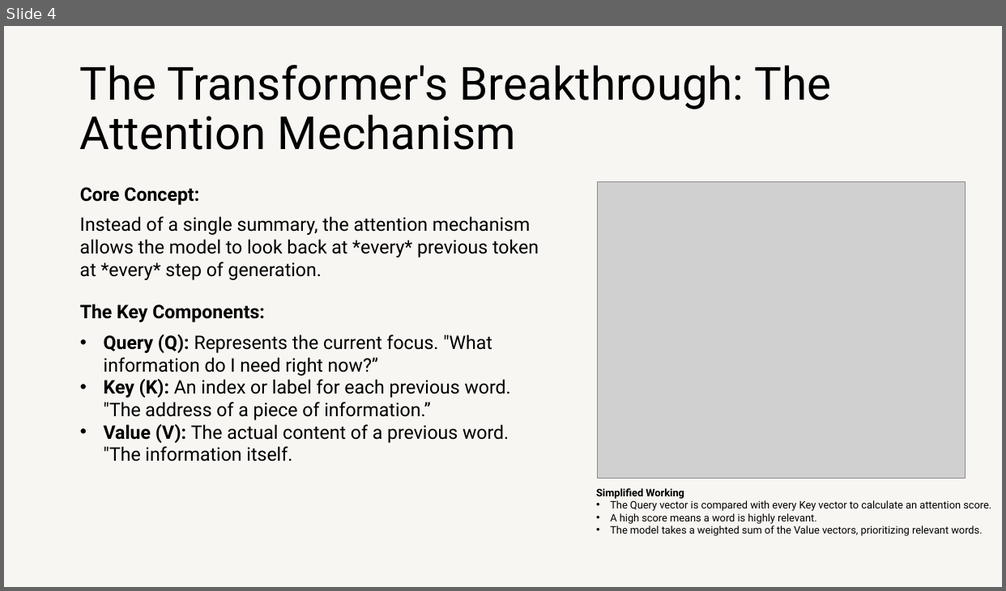
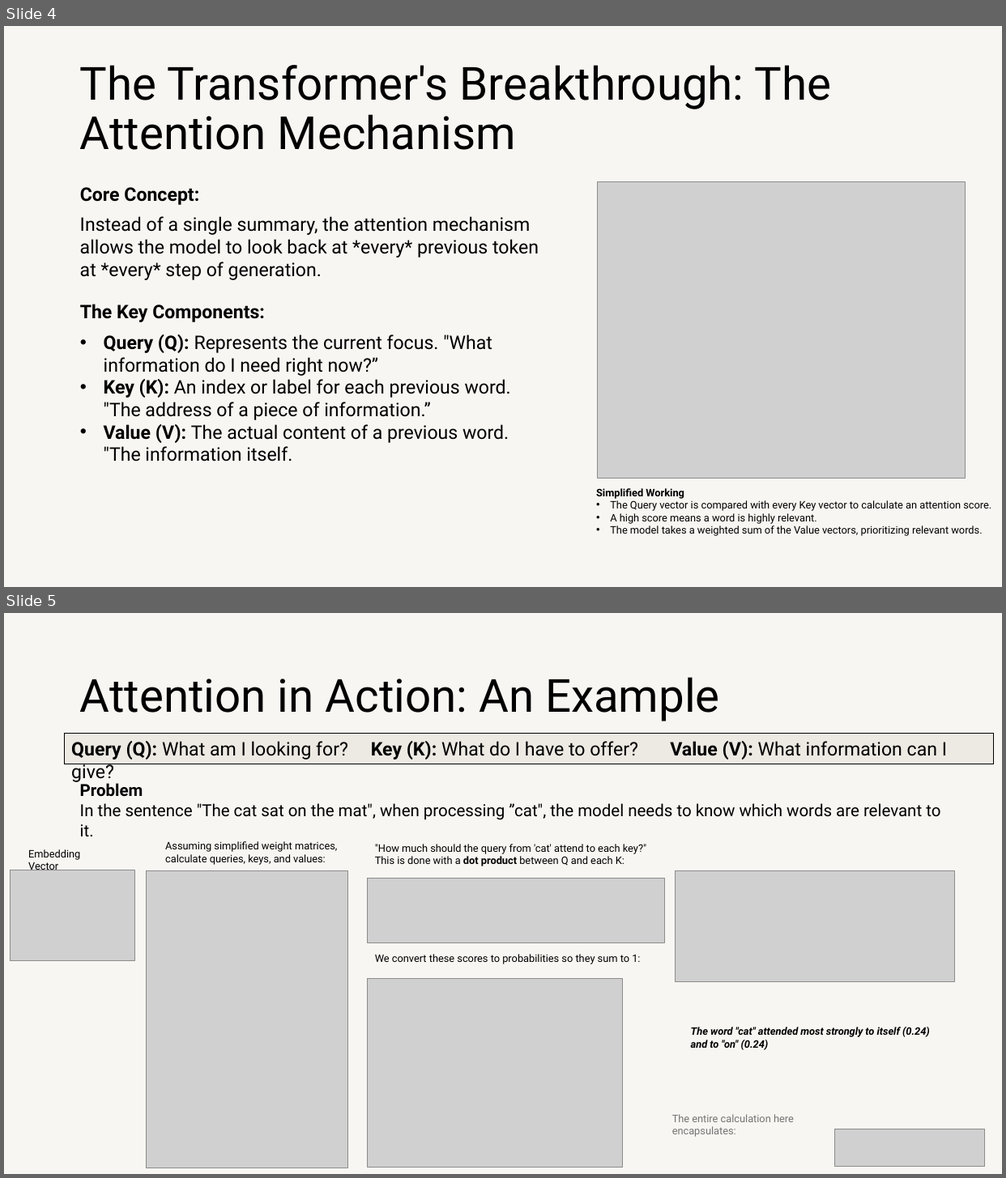
Before and after one commit to etqadkhan/AI-Engineering, a slide deck: Chapter2Part1.pptx. Shown one above the other, each under a label of ours: slide 4 before the commit, slides 4 and 5 after it. The pictures are 1006x591 and 1006x1178 pixels, drawn with LibreOffice and Linux fonts; fonts in the diff are those of the drawing; grey boxes stand for pictures. Boxes give left, top, right and bottom in pixels: in the first picture for what was removed or moved away, otherwise in the second. Text is boxed around its words. In the diff, an @@ line names an element or a change of style, - is before the commit and + after.

Commit message:
feat: adding attention example

```diff
--- a/Chapter2Part1.pptx
+++ b/Chapter2Part1.pptx
@@ slide 5 added at bbox=[4, 613, 1002, 1174], background #F7F6F2 @@
@@ title added at bbox=[80, 677, 720, 722], 44 pt, text #000000 @@
+Attention in Action: An Example
@@ rectangle added at bbox=[64, 734, 994, 764], fill #EDE9E3, outline #000000 0.75 pt, 18 pt, text #000000 @@
+Query (Q): What am I looking for? Key (K): What do I have to offer? Value (V): What information can I give?
@@ text added at bbox=[80, 783, 940, 820], 16 pt, text #000000 @@
+Problem
+In the sentence "The cat sat on the mat", when processing ”cat", the model needs to know which words are relevant to it.
@@ text added at bbox=[28, 850, 80, 871], 10 pt, text #000000 @@
+Embedding Vector
@@ text added at bbox=[165, 841, 337, 865], 10 pt, text #000000 @@
+Assuming simplified weight matrices, calculate queries, keys, and values:
@@ text added at bbox=[375, 844, 646, 867], 10 pt, text #000000 @@
+"How much should the query from 'cat' attend to each key?"
+This is done with a dot product between Q and each K:
@@ picture added at bbox=[10, 870, 135, 961] @@
@@ picture added at bbox=[147, 871, 348, 1169] @@
@@ picture added at bbox=[368, 878, 665, 943] @@
@@ picture added at bbox=[675, 871, 955, 982] @@
@@ text added at bbox=[375, 954, 640, 965], 10 pt, text #000000 @@
+We convert these scores to probabilities so they sum to 1:
@@ picture added at bbox=[368, 978, 622, 1168] @@
@@ text added at bbox=[691, 1027, 930, 1050], 10 pt, text #000000, bold, italic @@
+The word "cat" attended most strongly to itself (0.24) and to "on" (0.24)
@@ text added at bbox=[672, 1114, 794, 1137], 10 pt, text #747474 @@
+The entire calculation here encapsulates:
@@ picture added at bbox=[835, 1129, 985, 1166] @@
```
